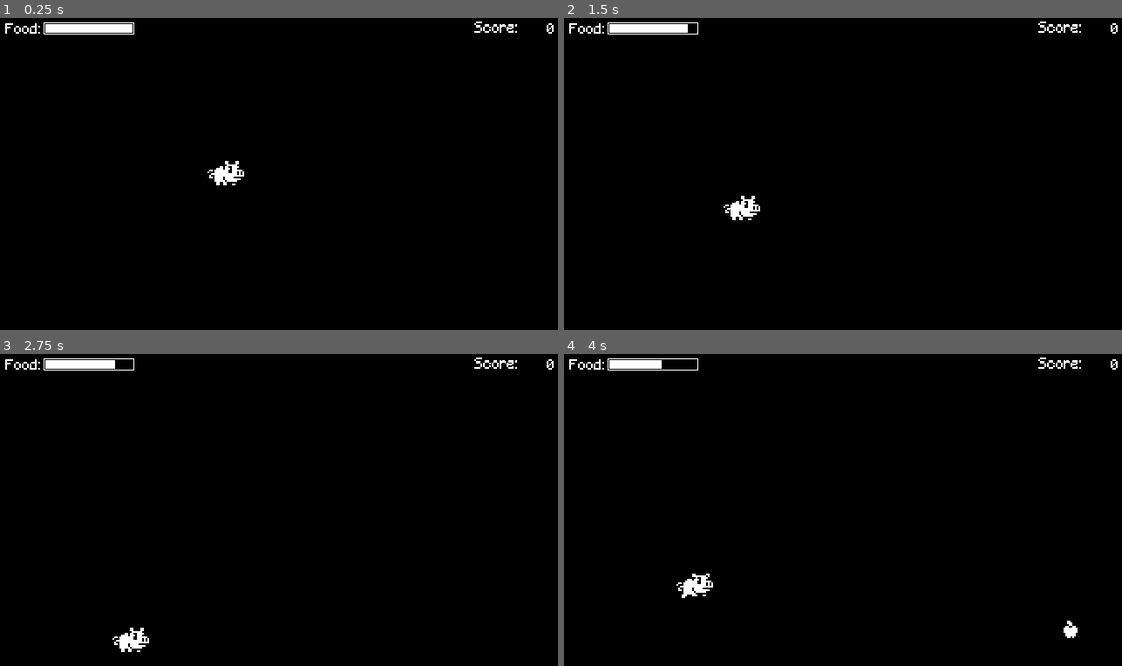
Above: before the commit, frames 1-4 (two rows, left to right).
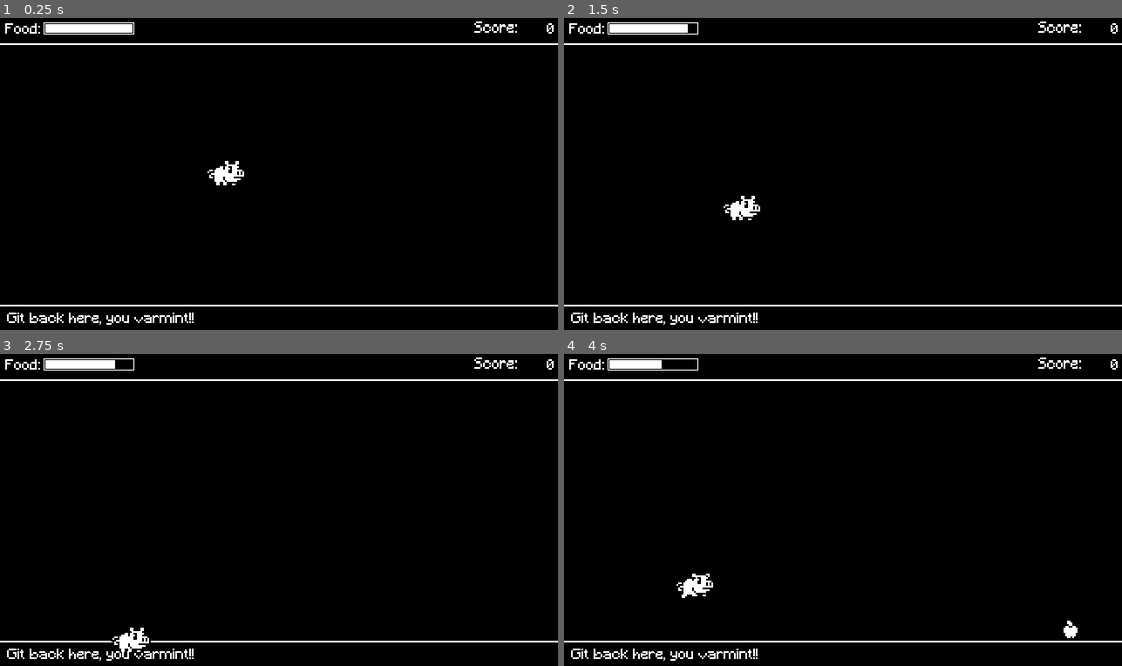
Above: after the commit, the same moments.

Repository: Tobio89/run-pig-run
Game: Godot game, scene res://World.tscn
The game is run twice, just before and just after one commit, with the same random seed, the same clock (stepped at 60 frames per second) and the same inputs.
Inputs:
- Up to frame 1 (0.25 s): no input
- Up to frame 2 (1.5 s): tap Enter at 0.5 s; hold Right (ui_right) 0.53-1.28 s; hold Down (ui_down) from 1.28 s (still down)
- Up to frame 3 (2.75 s): release Down (ui_down) at 2.03 s; hold Right (ui_right) from 2.03 s (still down)
- Up to frame 4 (4 s): release Right (ui_right) at 2.78 s; hold Up (ui_up) 2.78-3.53 s; hold Down (ui_down) from 3.53 s (still down)

The runs differ from the first frame. In frame 1, 1.5% of the frame differs, in the area x 0-100%, y 8-99%; in frame 2, 1.5%; in frame 3, 1.5%; in frame 4, 1.5%.

Commit message:
add farmer speech node

Diff:
--- a/World.tscn
+++ b/World.tscn
@@ -6,19 +6,36 @@
 [ext_resource path="res://Globals.gd" type="Script" id=4]
 [ext_resource path="res://AppleSource.tscn" type="PackedScene" id=5]
 [ext_resource path="res://ui/HungerMeter.tscn" type="PackedScene" id=6]
+[ext_resource path="res://ui/FarmerSpeech.tscn" type="PackedScene" id=7]
 
 [node name="World" type="Node"]
 
 [node name="Globals" type="Node" parent="."]
 script = ExtResource( 4 )
 
-[node name="Background" type="ColorRect" parent="."]
-anchor_right = 1.0
-anchor_bottom = 1.0
-color = Color( 0, 0, 0, 1 )
+[node name="Background" type="Node2D" parent="."]
 __meta__ = {
 "_edit_lock_": true
 }
+
+[node name="Backdrop" type="ColorRect" parent="Background"]
+anchor_right = 1.0
+anchor_bottom = 1.0
+margin_right = 320.0
+margin_bottom = 180.0
+color = Color( 0, 0, 0, 1 )
+
+[node name="TopLine" type="Line2D" parent="Background"]
+position = Vector2( 0, 15 )
+points = PoolVector2Array( 320, 0, 0, 0 )
+width = 1.0
+default_color = Color( 1, 1, 1, 1 )
+
+[node name="BottomLine" type="Line2D" parent="Background"]
+position = Vector2( 0, 165 )
+points = PoolVector2Array( 320, 0, 0, 0 )
+width = 1.0
+default_color = Color( 1, 1, 1, 1 )
 
 [node name="Pig" parent="." instance=ExtResource( 1 )]
 position = Vector2( 130, 90 )
@@ -34,3 +51,5 @@
 
 [node name="HungerMeter" parent="." instance=ExtResource( 6 )]
 position = Vector2( 3, 2 )
+
+[node name="FarmerSpeech" parent="." instance=ExtResource( 7 )]
--- /dev/null
+++ b/ui/FarmerSpeech.gd
@@ -0,0 +1,28 @@
+extends Label
+
+const comeHereMsgs = [
+	"Git back here, you varmint!!",
+	"When ah git mah hands on you, ah swear..!",
+	"You cain't run forever!",
+	"C'mere, you!",
+	"Here, piggy, piggy",
+]
+
+const eatMsgs = [
+	"Leave mah apples be, gosh dangit!",
+	"Ah swear, if you eat one more apple...",
+	"Hah, ah'm catchin you up!",
+	"You just cain't resist, can you?",
+	"That's right, fatt'n yourself up...",
+]
+
+const pickUpMsgs = [
+	"You missed one!",
+	"Ah'll just pick this up",
+	"Stupid pig, you missed one!",
+	"I'd better pick that up",
+	"*groans* got it"
+]
+
+func _ready():
+	text = comeHereMsgs[0]
--- /dev/null
+++ b/ui/FarmerSpeech.tscn
@@ -0,0 +1,19 @@
+[gd_scene load_steps=4 format=2]
+
+[ext_resource path="res://ui/FarmerSpeech.gd" type="Script" id=1]
+[ext_resource path="res://pixelFont.tres" type="DynamicFont" id=2]
+
+[sub_resource type="Theme" id=1]
+
+[node name="FarmerSpeech" type="Label"]
+margin_left = 4.0
+margin_top = 169.0
+margin_right = 77.0
+margin_bottom = 185.0
+rect_scale = Vector2( 0.5, 0.5 )
+theme = SubResource( 1 )
+custom_fonts/font = ExtResource( 2 )
+text = "\"Git back here, you varmint!\""
+script = ExtResource( 1 )
+
+[node name="IdleSpeechTimer" type="Timer" parent="."]
Not shown: 1 places in World.tscn that only renumber resources
